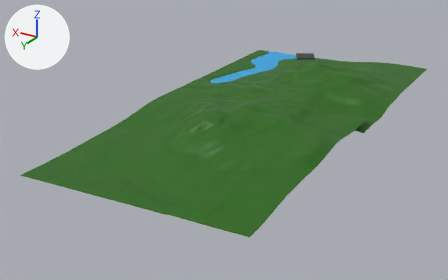
The Blender file scenes/construction/construction.blend, before and after one commit.
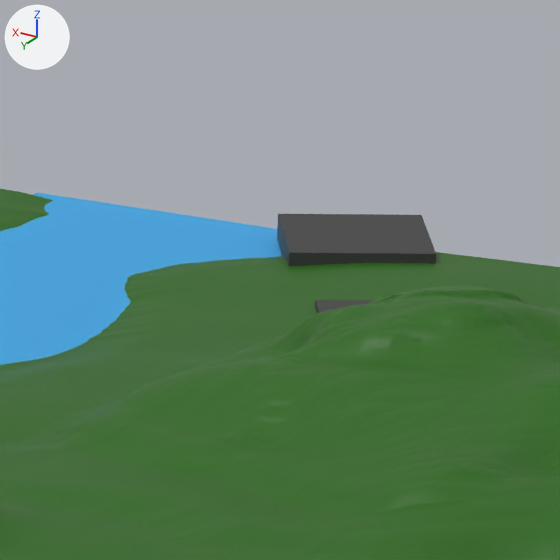
Each version is shown whole from a 50 mm lens placed at (-121.0, 280.3, 99.2), pointed at (12.7, 57.4, -12.2), then close up on the part from 59% to 74% of the width and 10% to 34% of the height. Every picture has the same lights, and +X, +Y and +Z are marked at upper left. The last two pictures show the newer version.

The older version as bpy lines, for what is in view:
```python
me_cube_001 = bpy.data.meshes.new('Cube.001')
me_cube_001.from_pydata(...)  # a box spanning x -5.0..5.0, y -5.0..5.0, z -5.0..5.0
me_cube_001.materials.append(mat_foundation)  # dark grey #3c3c3c
me_plane = bpy.data.meshes.new('Plane')
me_plane.from_pydata(...)  # 49775 vertices, 49320 faces; spans x -52.0..50.0, y -51.3..50.3, z -1.1..12.8
me_plane.materials.append(mat_grass)  # dark green #256604
me_plane_001 = bpy.data.meshes.new('Plane.001')
me_plane_001.from_pydata([(-1.0, -1.0, 0.0), (1.0, -1.0, 0.0), (-1.0, 1.0, 0.0), (1.0, 1.0, 0.0)], [], [(0, 1, 3, 2)])
me_plane_001.materials.append(mat_water)  # blue #32a8e7
ob_cube_001_col = bpy.data.objects.new('Cube.001-col', me_cube_001)
ob_cube_001_col.location = (20.0, -47.23, -3.69)
ob_cube_001_col.rotation_euler = (0.0, 0.0, 0.51)  # degrees (0, 0, 29)
ob_plane = bpy.data.objects.new('Plane', me_plane)
ob_plane.location = (1.69, 0.48, -0.03)
ob_plane_001 = bpy.data.objects.new('Plane.001', me_plane_001)
ob_plane_001.location = (0.67, -5.26, -0.5)
ob_plane_001.scale = (46.2, 46.2, 46.2)
```
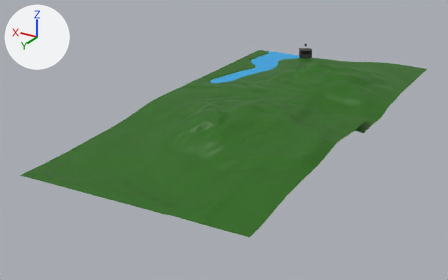
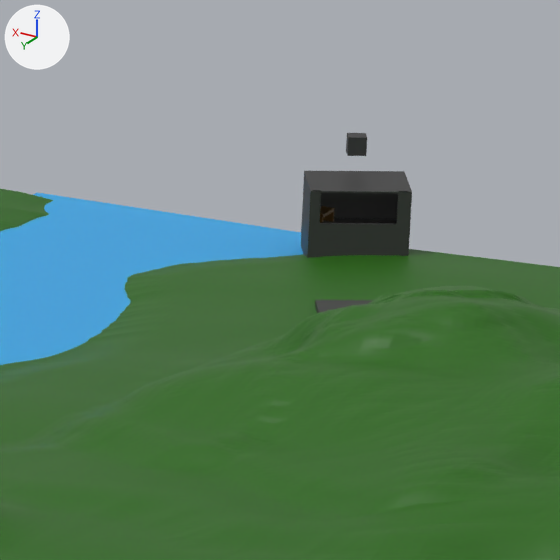
Commit message: construction scene in progress

Edits to the bpy script that builds the scene:
```text
Add mat_wood:
    mat_wood = principled_material('wood')
    mat_wood.base_color = (0.133, 0.0707, 0.0113)  # brown #664b1c
Change me_cube_001:
    used by ob_cube_001_col; location = (20.0, -47.23, -3.69); rotation_euler = (0.0, 0.0, 0.51), in degrees (0, 0, 29)
    remove me_cube_001.from_pydata(...)  # 8 vertices, 6 faces; spans x -5.0..5.0, y -5.0..5.0, z -5.0..5.0
    add me_cube_001.from_pydata(...)  # 116 vertices, 110 faces; spans x -2.42..2.42, y -2.87..1.36, z 0.75..9.68
    me_cube_001 part 1: the whole mesh is rebuilt
Add me_cube_002:
    me_cube_002.from_pydata(...)  # 542 vertices, 570 faces; spans x -5.08..4.92, y -5.66..4.93, z -1.05..8.8
    me_cube_002.materials.append(mat_wood)  # brown #664b1c
Change ob_cube_001_col:
    ob_cube_001_col.location: (20.0, -47.23, -3.69) -> (20.0, -47.23, -6.53)
    ob_cube_001_col.scale: (1.0, 1.0, 1.0) -> (1.43, 1.43, 1.43)
Add ob_desk_col:
    ob_desk_col = bpy.data.objects.new('desk-col', me_cube_002)
    ob_desk_col.location = (22.87, -47.78, 2.31)
    ob_desk_col.rotation_euler = (0.0, 0.0, 1.584)  # degrees (0, 0, 91)
    ob_desk_col.scale = (-0.2, -0.1, -0.1)
```

What differs and where, as boxes [x1, y1, x2, y2] in the close-ups (560 x 560 px):
'Cube.001-col', reshaped, moved, rescaled
    before: [277, 214, 436, 266]
    after: [301, 133, 412, 258]
'desk-col', added
    after: [320, 206, 335, 223]
